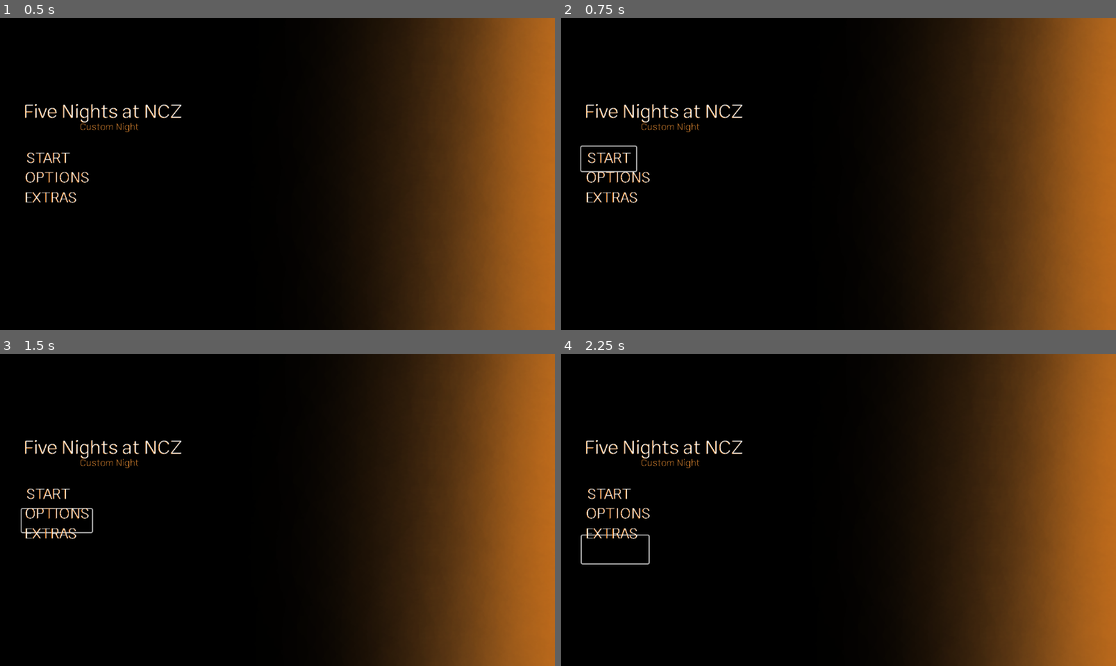
Above: before the commit, frames 1-4 (two rows, left to right).
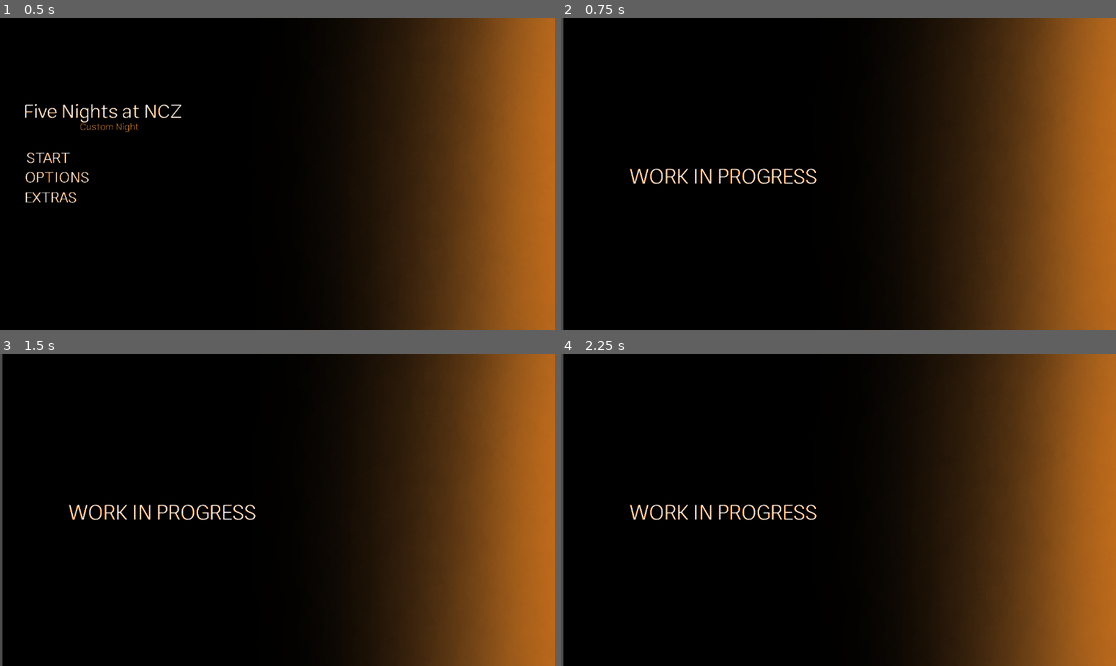
Above: after the commit, the same moments.

Repository: alysaliulover/FNaNCZ-Custom-Night
Game: Godot game, scene res://menu.tscn
Same seed, same stepped clock (60 frames per second), same inputs: the game is played once before the commit and once after it.
Inputs (mouse positions are in pixels of both pictures, inside the frame that each line leads up to):
- Up to frame 1 (0.5 s): no input
- Up to frame 2 (0.75 s): click (610, 158) at 0.5 s
- Up to frame 3 (1.5 s): click (55, 519) at 1.27 s
- Up to frame 4 (2.25 s): click (616, 550) at 2.02 s

Frame 1 is identical in both runs. In frame 2, 2.0% of the frame differs, in the area x 0-47%, y 0-100%; in frame 3, 2.0%; in frame 4, 2.0%.

Commit message:
added stuff
button hover-overs, WIP screen

Diff:
--- a/amberglenn_2.gd
+++ b/amberglenn_2.gd
@@ -1,4 +1,18 @@
 extends Button
+
+func _ready() -> void:
+	$".".mouse_entered.connect(_on_hover)
+	$".".mouse_exited.connect(_on_unhover)
+	$".".pressed.connect(_on_button_pressed)
+
+func _on_hover() -> void:
+	$"../amberglenn1".texture = load("res://text logos/Untitled294_20260516001245.png")
+
+func _on_unhover() -> void:
+	$"../amberglenn1".texture = load("res://text logos/Untitled294_20260516001509.png")
 
 func _process(delta: float) -> void:
 	pass
+
+func _on_button_pressed() -> void:
+	get_tree().change_scene_to_file("res://wip_select.tscn")
--- /dev/null
+++ b/iliamalinin_2.gd
@@ -0,0 +1,15 @@
+extends Button
+
+func _ready() -> void:
+	$".".mouse_entered.connect(_on_hover)
+	$".".mouse_exited.connect(_on_unhover)
+	$".".pressed.connect(_on_button_pressed)
+
+func _on_hover():
+	$"../iliamalinin1".texture = load("res://text logos/Untitled294_20260516001651.png")
+
+func _on_unhover():
+	$"../iliamalinin1".texture = load("res://text logos/Untitled294_20260516001614.png")
+
+func _on_button_pressed() -> void:
+	get_tree().change_scene_to_file("res://wip_select.tscn")
--- /dev/null
+++ b/isabeaulevito_2.gd
@@ -0,0 +1,15 @@
+extends Button
+
+func _ready() -> void:
+	$".".mouse_entered.connect(_on_hover)
+	$".".mouse_exited.connect(_on_unhover)
+	$".".pressed.connect(_on_button_pressed)
+
+func _on_hover():
+	$"../isabeaulevito1".texture = load("res://text logos/Untitled294_20260516001710.png")
+
+func _on_unhover():
+	$"../isabeaulevito1".texture = load("res://text logos/Untitled294_20260516001547.png")
+
+func _on_button_pressed() -> void:
+	get_tree().change_scene_to_file("res://wip_select.tscn")
--- a/menu.tscn
+++ b/menu.tscn
@@ -1,12 +1,14 @@
-[gd_scene load_steps=8 format=3 uid="uid://tv7ni6mltojr"]
+[gd_scene load_steps=10 format=3 uid="uid://tv7ni6mltojr"]
 
 [ext_resource type="Texture2D" uid="uid://cxwwmw6jo87hr" path="res://text logos/Untitled292_20260515023211.png" id="1_4hy44"]
 [ext_resource type="Script" uid="uid://cn523njdxuham" path="res://menu.gd" id="1_ecwwl"]
 [ext_resource type="Texture2D" uid="uid://6x7i3o5tyors" path="res://text logos/Untitled296_20260516000609.png" id="1_ytr4m"]
 [ext_resource type="Script" uid="uid://dj7yn4ihry60m" path="res://amberglenn_2.gd" id="3_kk3ma"]
 [ext_resource type="Texture2D" uid="uid://ds2v51xhsne2t" path="res://text logos/Untitled294_20260516001509.png" id="3_ytr4m"]
+[ext_resource type="Script" uid="uid://cupalgh6pwrr3" path="res://isabeaulevito_2.gd" id="4_kk3ma"]
 [ext_resource type="Texture2D" uid="uid://dnemb0yk4h2ti" path="res://text logos/Untitled294_20260516001614.png" id="4_l48gv"]
 [ext_resource type="Texture2D" uid="uid://cvachrxhob53s" path="res://text logos/Untitled294_20260516001547.png" id="5_ecwwl"]
+[ext_resource type="Script" uid="uid://cnxathj2tco4x" path="res://iliamalinin_2.gd" id="5_nrnbx"]
 
 [node name="alysaliu" type="Control"]
 layout_mode = 3
@@ -24,28 +26,30 @@
 
 [node name="amberglenn2" type="Button" parent="."]
 layout_mode = 0
-offset_left = 42.0
-offset_top = 267.0
-offset_right = 156.0
-offset_bottom = 318.0
+offset_left = 53.0
+offset_top = 274.0
+offset_right = 146.0
+offset_bottom = 306.0
 flat = true
 script = ExtResource("3_kk3ma")
 
 [node name="isabeaulevito2" type="Button" parent="."]
 layout_mode = 0
-offset_left = 45.0
-offset_top = 322.0
-offset_right = 191.0
-offset_bottom = 370.0
+offset_left = 49.0
+offset_top = 311.0
+offset_right = 188.0
+offset_bottom = 349.0
 flat = true
+script = ExtResource("4_kk3ma")
 
 [node name="iliamalinin2" type="Button" parent="."]
 layout_mode = 0
-offset_left = 43.0
-offset_top = 377.0
-offset_right = 182.0
-offset_bottom = 435.0
+offset_left = 45.0
+offset_top = 355.0
+offset_right = 163.0
+offset_bottom = 391.0
 flat = true
+script = ExtResource("5_nrnbx")
 
 [node name="jasonbrown" type="TextureRect" parent="."]
 layout_mode = 0
--- /dev/null
+++ b/wip_select.gd
@@ -0,0 +1,5 @@
+extends Control
+
+func _unhandled_input(event):
+	if Input.is_action_just_pressed("ui_cancel"):
+		get_tree().change_scene_to_file("res://menu.tscn")
--- /dev/null
+++ b/wip_select.tscn
@@ -0,0 +1,28 @@
+[gd_scene load_steps=4 format=3 uid="uid://bjn8886wrpmtp"]
+
+[ext_resource type="Script" uid="uid://1kvb4ism81lt" path="res://wip_select.gd" id="1_me6b8"]
+[ext_resource type="Texture2D" uid="uid://6x7i3o5tyors" path="res://text logos/Untitled296_20260516000609.png" id="1_wpm3l"]
+[ext_resource type="Texture2D" uid="uid://dsdyapsl82tns" path="res://text logos/Untitled294_20260517160328.png" id="2_me6b8"]
+
+[node name="WIP_select" type="Control"]
+layout_mode = 3
+anchors_preset = 15
+anchor_right = 1.0
+anchor_bottom = 1.0
+grow_horizontal = 2
+grow_vertical = 2
+script = ExtResource("1_me6b8")
+
+[node name="Sprite2D" type="Sprite2D" parent="."]
+position = Vector2(579, 323.00003)
+scale = Vector2(0.598, 0.605)
+texture = ExtResource("1_wpm3l")
+
+[node name="TextureRect" type="TextureRect" parent="."]
+layout_mode = 0
+offset_left = 122.0
+offset_top = 246.0
+offset_right = 544.0
+offset_bottom = 407.0
+texture = ExtResource("2_me6b8")
+expand_mode = 1
Not shown, added: iliamalinin_2.gd.uid
Not shown, added: isabeaulevito_2.gd.uid
Binary file added: text logos/Untitled294_20260517160328.png
Not shown, added: text logos/Untitled294_20260517160328.png.import
Binary file added: text logos/Untitled294_20260517160649.png
Not shown, added: text logos/Untitled294_20260517160649.png.import
Not shown, added: wip_select.gd.uid
